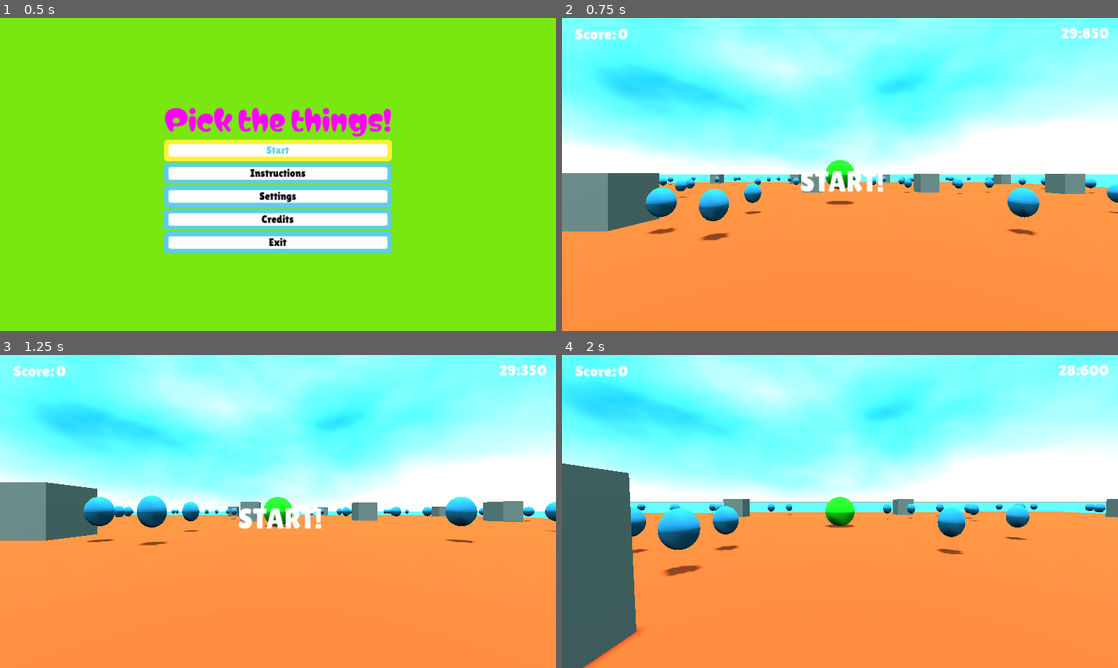
Above: before the commit, frames 1-4 (two rows, left to right).
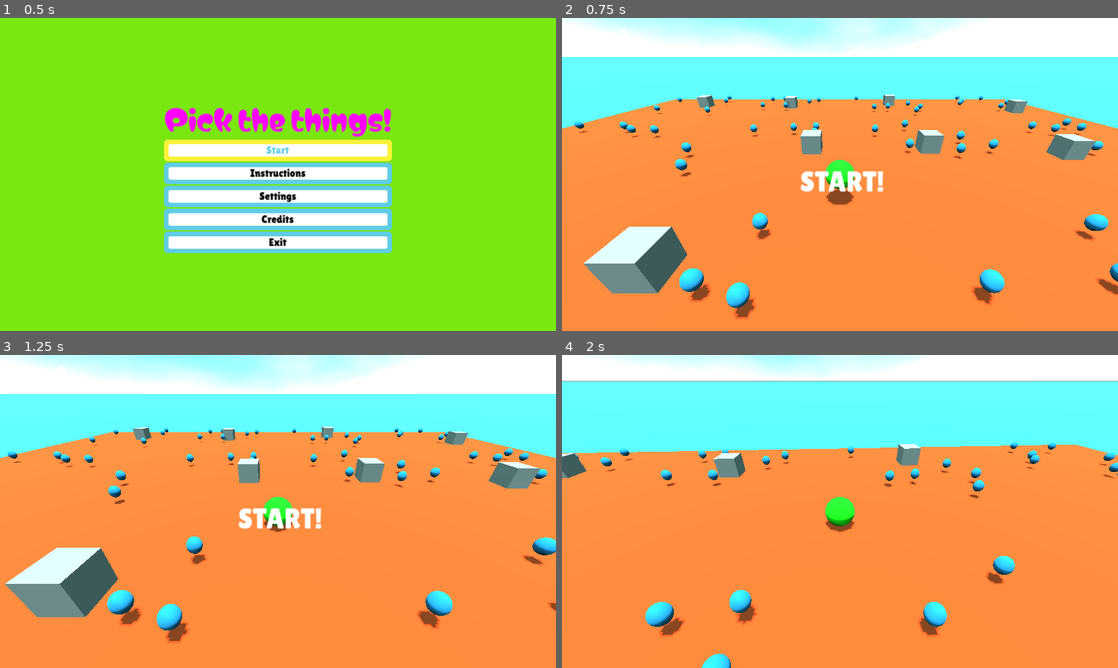
Above: after the commit, the same moments.

Repository: tfcb93/pick-up-the-things
Game: Godot game, scene res://Scenes/Start_screen.tscn
Two runs of this game, one before a commit and one after it. Both use one fixed random seed, a clock stepped at 60 frames per second and the inputs below.
Inputs (mouse positions are in pixels of both pictures, inside the frame that each line leads up to):
- Up to frame 1 (0.5 s): no input
- Up to frame 2 (0.75 s): click "Start" at 0.5 s
- Up to frame 3 (1.25 s): no input
- Up to frame 4 (2 s): tap Enter at 1.25 s; move the mouse to (867, 511) at 1.27 s; hold Up (move_forward) from 1.28 s (still down)

Frame 1 is identical in both runs. In frame 2, 56% of the frame differs, in the area x 0-100%, y 0-96%; in frame 3, 53%; in frame 4, 52%.

Commit message:
Changes camera's initial position

Diff:
--- a/Scenes/Player.tscn
+++ b/Scenes/Player.tscn
@@ -26,6 +26,7 @@
 shape = SubResource("SphereShape3D_8c8xk")
 
 [node name="CameraPivot" type="SpringArm3D" parent="."]
+transform = Transform3D(1, 0, 0, 0, 0.866025, 0.5, 0, -0.5, 0.866025, 0, 0, 0)
 collision_mask = 0
 spring_length = 7.0
 margin = 0.2
